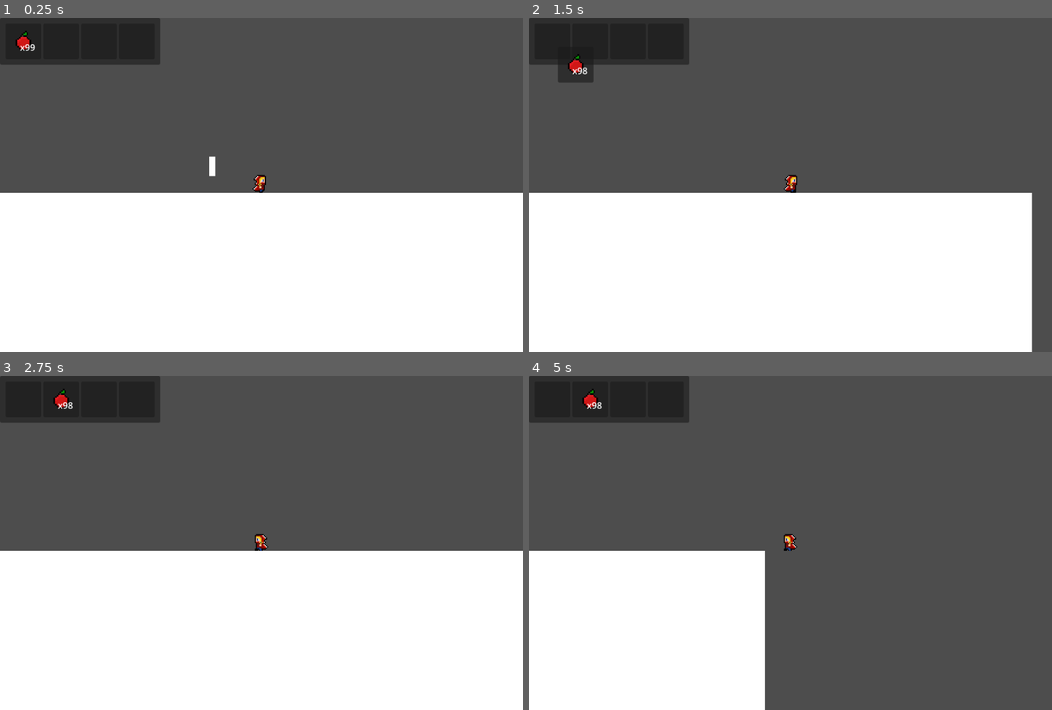
Above: before the commit, frames 1-4 (two rows, left to right).
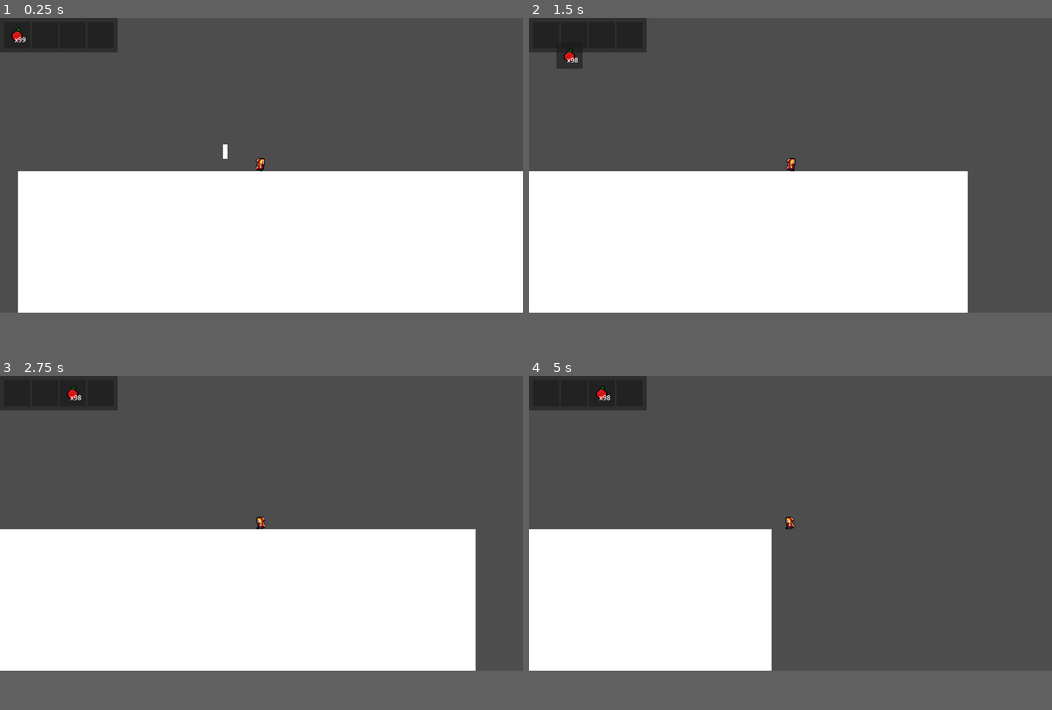
Above: after the commit, the same moments.

Repository: Atapa1908/gamejam-glitchgang
Game: Godot game, scene res://scenes/game.tscn
Two runs of this game, one before a commit and one after it. Both use one fixed random seed, a clock stepped at 60 frames per second and the inputs below.
Inputs (mouse positions are in pixels of both pictures, inside the frame that each line leads up to):
- Up to frame 1 (0.25 s): no input
- Up to frame 2 (1.5 s): tap Enter at 0.5 s; hold D (right) from 0.53 s (still down); tap F (dash) at 0.6 s; click (790, 185) at 0.67 s; tap Space (jump) at 0.77 s; move the mouse to (549, 41) at 1.27 s; tap 1 at 1.35 s; click (549, 41) at 1.42 s
- Up to frame 3 (2.75 s): tap Space (jump) at 1.52 s; move the mouse to (62, 399) at 2.02 s; release D (right) at 2.03 s; hold A (left) from 2.03 s (still down); tap 8 at 2.1 s; click (62, 399) at 2.17 s
- Up to frame 4 (5 s): move the mouse to (549, 399) at 2.77 s; release A (left) at 2.78 s; hold D (right) 2.78-4.28 s; tap F (dash) at 2.85 s; click (549, 399) at 2.92 s; tap Space (jump) at 3.02, 3.77, 4.52 s; move the mouse to (591, 399) at 3.52 s; tap 1 at 3.6 s; click (591, 399) at 3.67 s; hold A (left) from 4.28 s (still down); tap 8 at 4.35 s; click (591, 399) at 4.42 s
In our replay, the window is 800x510 before the commit and 800x450 after it. These sizes can differ from the game's own. Grey fills any space a smaller window leaves; there, only what the larger window draws over its background counts as a difference.

The runs differ from the first frame. In frame 1, 9.8% of the frame differs, in the area x 0-100%, y 0-89%; in frame 2, 13%, in the area x 0-100%, y 0-100%; in frame 3, 11%; in frame 4, 11%.

Commit message:
Buttons on main menu

Diff:
--- a/project.godot
+++ b/project.godot
@@ -22,8 +22,8 @@
 
 [display]
 
-window/size/viewport_width=940
-window/size/viewport_height=600
+window/size/viewport_width=1280
+window/size/viewport_height=720
 
 [file_customization]
 
--- a/scenes/menus/main_menu.tscn
+++ b/scenes/menus/main_menu.tscn
@@ -1,7 +1,9 @@
-[gd_scene load_steps=4 format=3 uid="uid://crjh5uaxf13g4"]
+[gd_scene load_steps=6 format=3 uid="uid://crjh5uaxf13g4"]
 
 [ext_resource type="Script" path="res://scripts/menus/main_menu.gd" id="1_1h1lp"]
 [ext_resource type="Texture2D" uid="uid://2iqi0hx4of8p" path="res://assets/ui/Quit_Sign1.png" id="1_003cr"]
+[ext_resource type="Texture2D" uid="uid://1l3frig2m8rw" path="res://assets/ui/start_button.png" id="2_cb20b"]
+[ext_resource type="Texture2D" uid="uid://bqostmpjjvdoj" path="res://assets/ui/New_Piskel-1.png" id="3_r8w7v"]
 
 [sub_resource type="StyleBoxFlat" id="StyleBoxFlat_vt7ro"]
 bg_color = Color(0.226707, 0.226708, 0.226707, 1)
@@ -9,10 +11,10 @@
 corner_radius_top_right = 8
 corner_radius_bottom_right = 8
 corner_radius_bottom_left = 8
-expand_margin_left = 10.0
-expand_margin_top = 10.0
-expand_margin_right = 10.0
-expand_margin_bottom = 10.0
+expand_margin_left = 15.0
+expand_margin_top = 15.0
+expand_margin_right = 15.0
+expand_margin_bottom = 15.0
 
 [node name="MainMenu" type="Control"]
 layout_mode = 3
@@ -42,22 +44,19 @@
 layout_mode = 2
 size_flags_horizontal = 4
 size_flags_vertical = 4
-texture_normal = ExtResource("1_003cr")
+texture_normal = ExtResource("2_cb20b")
 stretch_mode = 5
 
-[node name="HBoxContainer" type="HBoxContainer" parent="CenterContainer/PanelContainer/VBoxContainer"]
-layout_mode = 2
-
-[node name="Settings" type="TextureButton" parent="CenterContainer/PanelContainer/VBoxContainer/HBoxContainer"]
+[node name="Settings" type="TextureButton" parent="CenterContainer/PanelContainer/VBoxContainer"]
 modulate = Color(1, 1, 1, 0.521569)
 layout_mode = 2
 size_flags_horizontal = 4
 size_flags_vertical = 4
 disabled = true
-texture_normal = ExtResource("1_003cr")
+texture_normal = ExtResource("3_r8w7v")
 stretch_mode = 5
 
-[node name="Quit" type="TextureButton" parent="CenterContainer/PanelContainer/VBoxContainer/HBoxContainer"]
+[node name="Quit" type="TextureButton" parent="CenterContainer/PanelContainer/VBoxContainer"]
 layout_mode = 2
 size_flags_horizontal = 4
 size_flags_vertical = 4
@@ -65,4 +64,4 @@
 stretch_mode = 5
 
 [connection signal="pressed" from="CenterContainer/PanelContainer/VBoxContainer/Start" to="." method="_on_start_pressed"]
-[connection signal="pressed" from="CenterContainer/PanelContainer/VBoxContainer/HBoxContainer/Quit" to="." method="_on_quit_pressed"]
+[connection signal="pressed" from="CenterContainer/PanelContainer/VBoxContainer/Quit" to="." method="_on_quit_pressed"]
--- a/scripts/managers/scene_manager.gd
+++ b/scripts/managers/scene_manager.gd
@@ -1,7 +1,7 @@
 extends Node
 
 #var current_scene: String = ""
-var wait_time: float = 5.0
+var wait_time: float = 2.0
 var last_door: String = "Door"
 var backdrop = preload("res://scenes/backdrop.tscn").instantiate()
 
Binary file added: assets/ui/New_Piskel-1.png
Not shown, added: assets/ui/New_Piskel-1.png.import
Binary file added: assets/ui/border-1.aseprite
Binary file added: assets/ui/settingsV2.png
Not shown, added: assets/ui/settingsV2.png.import
Binary file added: assets/ui/start_button.png
Not shown, added: assets/ui/start_button.png.import
